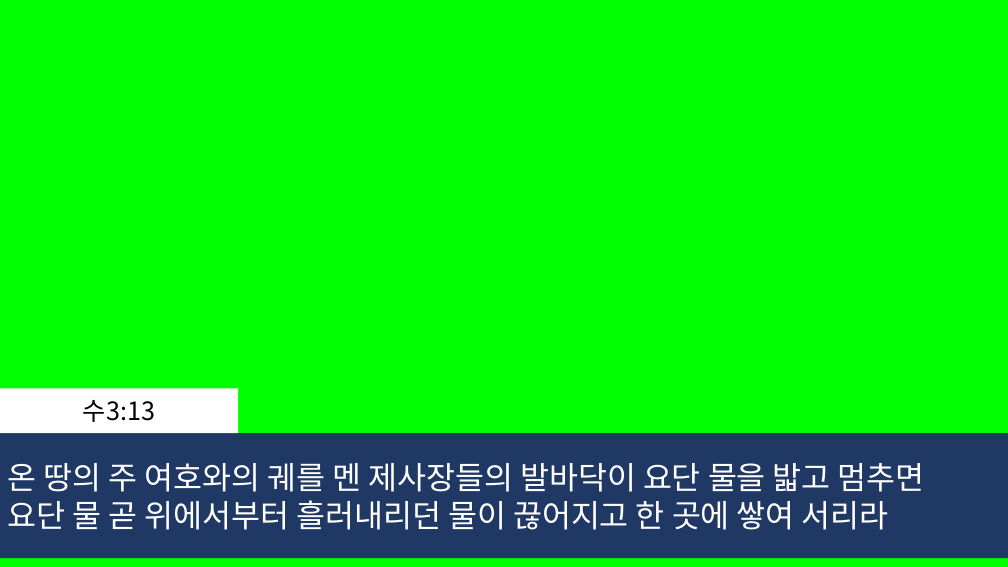
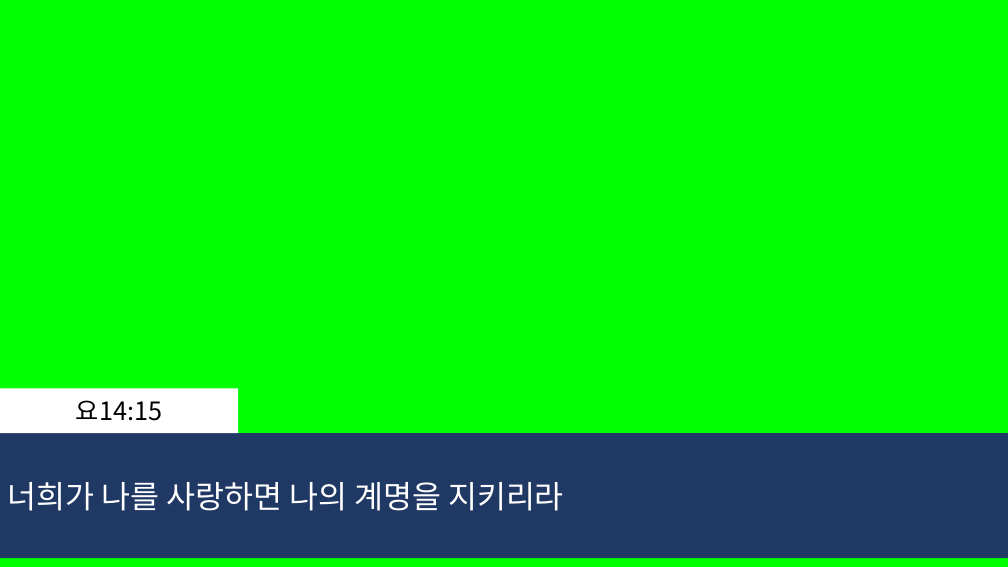
Before and after one commit to whizsavvy/evergreen_church, a slide deck: slide 122 of 2026-03-14_늘푸른교회_.pptx (slide 118 before the commit). Drawn at 1008x567 pixels with LibreOffice and Linux fonts; fonts in the diff are those of the drawing. Boxes give left, top, right and bottom in pixels: in the first picture for what was removed or moved away, otherwise in the second. Text is boxed around its words. In the diff, an @@ line names an element or a change of style, - is before the commit and + after.

```diff
--- a/2026-03-14_늘푸른교회_.pptx
+++ b/2026-03-14_늘푸른교회_.pptx
@@ text in rectangle at (76,400,162,421): text changed @@
-수3:13
+요14:15
@@ text in rectangle at (7,482,564,511): text changed @@
-온 땅의 주 여호와의 궤를 멘 제사장들의 발바닥이 요단 물을 밟고 멈추면
-요단 물 곧 위에서부터 흘러내리던 물이 끊어지고 한 곳에 쌓여 서리라
+너희가 나를 사랑하면 나의 계명을 지키리라
```
Also in this commit, not shown: 13 other slides changed, 9 slides added, 7 slides removed.
